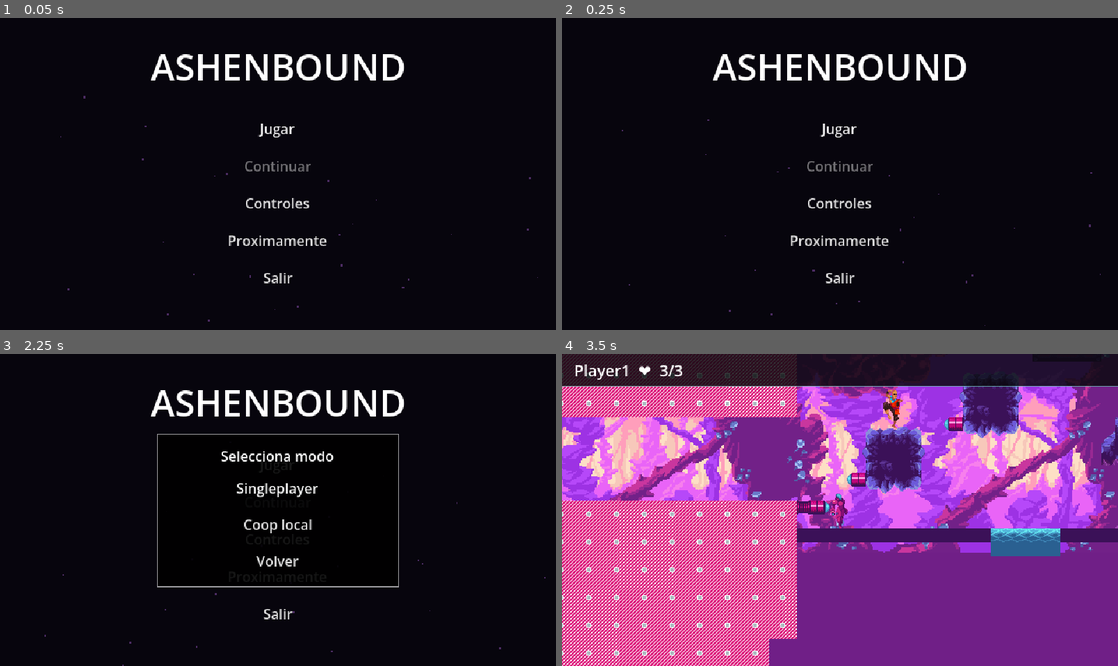
Above: before the commit, frames 1-4 (two rows, left to right).
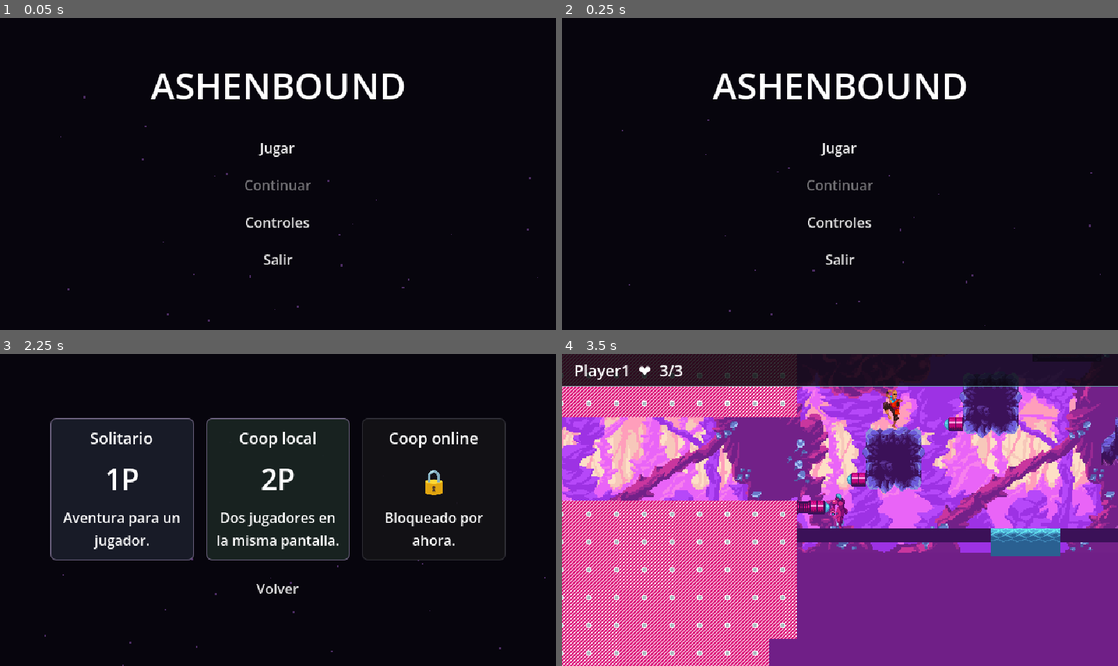
Above: after the commit, the same moments.

Repository: Kavmuri/version-1-metroidvania
Game: Godot game, scene res://UI/scenes/main_menu.tscn
Two runs of this game, one before a commit and one after it. Both use one fixed random seed, a clock stepped at 60 frames per second and the inputs below. Sound files missing from this copy of the repository are replaced by a short silence.
Inputs (mouse positions are in pixels of both pictures, inside the frame that each line leads up to; where the layout moved, square brackets give the same spot in the first picture):
- Up to frame 1 (0.05 s): no input
- Up to frame 2 (0.25 s): no input
- Up to frame 3 (2.25 s): click "Controles" at 0.5 s; click (278, 575) at 1.25 s, where only the run before the commit has a clickable "Proximamente"; click "Jugar" at 2 s
- Up to frame 4 (3.5 s): click (840, 488) [840, 525] at 2.75 s

The runs differ from the first frame. In frame 1, 4.3% of the frame differs, in the area x 27-73%, y 11-86%; in frame 2, 4.3%; in frame 3, 27%, in the area x 9-91%, y 11-86%; in frame 4, nothing differs.

Commit message:
feat: agregar selector de modo y personaje

Diff:
--- a/UI/scenes/main_menu.tscn
+++ b/UI/scenes/main_menu.tscn
@@ -1,9 +1,9 @@
-[gd_scene load_steps=3 format=3]
-
-[ext_resource type="Script" path="res://UI/scripts/main_menu.gd" id="1_script"]
+[gd_scene format=3 uid="uid://cokw7vnao1n6s"]
+
+[ext_resource type="Script" uid="uid://bsxhvlry8c23u" path="res://UI/scripts/main_menu.gd" id="1_script"]
 [ext_resource type="PackedScene" path="res://UI/scenes/controls_menu.tscn" id="2_controls"]
 
-[node name="MainMenu" type="Control"]
+[node name="MainMenu" type="Control" unique_id=267560106]
 layout_mode = 3
 anchors_preset = 15
 anchor_right = 1.0
@@ -12,7 +12,7 @@
 grow_vertical = 2
 script = ExtResource("1_script")
 
-[node name="Background" type="ColorRect" parent="."]
+[node name="Background" type="ColorRect" parent="." unique_id=1316758071]
 layout_mode = 1
 anchors_preset = 15
 anchor_right = 1.0
@@ -21,7 +21,7 @@
 grow_vertical = 2
 color = Color(0, 0, 0, 1)
 
-[node name="LightGlow" type="ColorRect" parent="."]
+[node name="LightGlow" type="ColorRect" parent="." unique_id=1050383693]
 layout_mode = 1
 anchors_preset = 15
 anchor_right = 1.0
@@ -30,7 +30,7 @@
 grow_vertical = 2
 color = Color(0.15, 0.1, 0.25, 0.2)
 
-[node name="Particles" type="CPUParticles2D" parent="."]
+[node name="Particles" type="CPUParticles2D" parent="." unique_id=1844410829]
 position = Vector2(321, 380)
 amount = 30
 lifetime = 5.0
@@ -43,11 +43,10 @@
 gravity = Vector2(0, 0)
 initial_velocity_min = 30.0
 initial_velocity_max = 60.0
-scale_amount_min = 1.0
 scale_amount_max = 2.5
 color = Color(0.7, 0.4, 0.9, 0.4)
 
-[node name="Center" type="VBoxContainer" parent="."]
+[node name="Center" type="VBoxContainer" parent="." unique_id=1118983896]
 custom_minimum_size = Vector2(330, 0)
 layout_mode = 0
 offset_left = 156.0
@@ -56,94 +55,269 @@
 offset_bottom = 292.0
 theme_override_constants/separation = 9
 
-[node name="Title" type="Label" parent="Center"]
+[node name="Title" type="Label" parent="Center" unique_id=1069172020]
 layout_mode = 2
 theme_override_font_sizes/font_size = 42
 text = "ASHENBOUND"
 horizontal_alignment = 1
 
-[node name="Spacer" type="Control" parent="Center"]
+[node name="Spacer" type="Control" parent="Center" unique_id=672592213]
 custom_minimum_size = Vector2(0, 8)
 layout_mode = 2
 
-[node name="PlayButton" type="Button" parent="Center"]
+[node name="PlayButton" type="Button" parent="Center" unique_id=1186063378]
 custom_minimum_size = Vector2(330, 34)
 layout_mode = 2
 text = "Jugar"
 
-[node name="ContinueButton" type="Button" parent="Center"]
+[node name="ContinueButton" type="Button" parent="Center" unique_id=1434991445]
 custom_minimum_size = Vector2(330, 34)
 layout_mode = 2
 text = "Continuar"
 
-[node name="ConfigButton" type="Button" parent="Center"]
+[node name="ConfigButton" type="Button" parent="Center" unique_id=929631326]
 custom_minimum_size = Vector2(330, 34)
 layout_mode = 2
 text = "Controles"
 
-[node name="SoonButton" type="Button" parent="Center"]
+[node name="ExitButton" type="Button" parent="Center" unique_id=1557934040]
 custom_minimum_size = Vector2(330, 34)
 layout_mode = 2
-text = "Proximamente"
-
-[node name="ExitButton" type="Button" parent="Center"]
-custom_minimum_size = Vector2(330, 34)
-layout_mode = 2
 text = "Salir"
 
-[node name="MessagePanel" type="PanelContainer" parent="."]
+[node name="MessagePanel" type="PanelContainer" parent="." unique_id=1109191203]
 visible = false
+layout_mode = 0
 offset_left = 191.0
 offset_top = 120.0
 offset_right = 451.0
 offset_bottom = 240.0
 
-[node name="Content" type="VBoxContainer" parent="MessagePanel"]
-layout_mode = 2
-alignment = 1
+[node name="Content" type="VBoxContainer" parent="MessagePanel" unique_id=1265377600]
+layout_mode = 2
 theme_override_constants/separation = 14
-
-[node name="MessageLabel" type="Label" parent="MessagePanel/Content"]
-layout_mode = 2
-text = "Proximamente"
-horizontal_alignment = 1
-
-[node name="OkButton" type="Button" parent="MessagePanel/Content"]
+alignment = 1
+
+[node name="MessageLabel" type="Label" parent="MessagePanel/Content" unique_id=2020088637]
+layout_mode = 2
+horizontal_alignment = 1
+
+[node name="OkButton" type="Button" parent="MessagePanel/Content" unique_id=667657377]
 custom_minimum_size = Vector2(140, 30)
 layout_mode = 2
 text = "OK"
 
-[node name="ModePanel" type="PanelContainer" parent="."]
+[node name="ModePanel" type="Control" parent="." unique_id=227894274]
 visible = false
-offset_left = 181.0
-offset_top = 102.0
-offset_right = 461.0
-offset_bottom = 258.0
-
-[node name="Content" type="VBoxContainer" parent="ModePanel"]
-layout_mode = 2
-alignment = 1
+anchors_preset = 0
+offset_left = 58.0
+offset_top = 70.0
+offset_right = 584.0
+offset_bottom = 310.0
+
+[node name="Content" type="VBoxContainer" parent="ModePanel" unique_id=73432340]
+layout_mode = 1
+anchors_preset = 15
+anchor_right = 1.0
+anchor_bottom = 1.0
+grow_horizontal = 2
+grow_vertical = 2
+theme_override_constants/separation = 18
+alignment = 1
+
+[node name="Options" type="HBoxContainer" parent="ModePanel/Content" unique_id=1727194725]
+layout_mode = 2
+theme_override_constants/separation = 14
+alignment = 1
+
+[node name="SingleButton" type="Button" parent="ModePanel/Content/Options" unique_id=1991635846]
+custom_minimum_size = Vector2(166, 164)
+layout_mode = 2
+
+[node name="Content" type="VBoxContainer" parent="ModePanel/Content/Options/SingleButton" unique_id=1206303872]
+layout_mode = 1
+anchors_preset = 15
+anchor_right = 1.0
+anchor_bottom = 1.0
+offset_left = 12.0
+offset_top = 10.0
+offset_right = -12.0
+offset_bottom = -10.0
+grow_horizontal = 2
+grow_vertical = 2
+mouse_filter = 2
 theme_override_constants/separation = 10
 
-[node name="Title" type="Label" parent="ModePanel/Content"]
-layout_mode = 2
-text = "Selecciona modo"
-horizontal_alignment = 1
-
-[node name="SingleButton" type="Button" parent="ModePanel/Content"]
-custom_minimum_size = Vector2(220, 32)
-layout_mode = 2
-text = "Singleplayer"
-
-[node name="CoopButton" type="Button" parent="ModePanel/Content"]
-custom_minimum_size = Vector2(220, 32)
-layout_mode = 2
+[node name="Title" type="Label" parent="ModePanel/Content/Options/SingleButton/Content" unique_id=319764093]
+layout_mode = 2
+theme_override_font_sizes/font_size = 18
+text = "Solitario"
+horizontal_alignment = 1
+
+[node name="Icon" type="Label" parent="ModePanel/Content/Options/SingleButton/Content" unique_id=1812060864]
+layout_mode = 2
+theme_override_font_sizes/font_size = 34
+text = "1P"
+horizontal_alignment = 1
+
+[node name="Description" type="Label" parent="ModePanel/Content/Options/SingleButton/Content" unique_id=1622751063]
+layout_mode = 2
+text = "Aventura para un jugador."
+horizontal_alignment = 1
+autowrap_mode = 3
+
+[node name="CoopButton" type="Button" parent="ModePanel/Content/Options" unique_id=685663927]
+custom_minimum_size = Vector2(166, 164)
+layout_mode = 2
+
+[node name="Content" type="VBoxContainer" parent="ModePanel/Content/Options/CoopButton" unique_id=908084784]
+layout_mode = 1
+anchors_preset = 15
+anchor_right = 1.0
+anchor_bottom = 1.0
+offset_left = 12.0
+offset_top = 10.0
+offset_right = -12.0
+offset_bottom = -10.0
+grow_horizontal = 2
+grow_vertical = 2
+mouse_filter = 2
+theme_override_constants/separation = 10
+
+[node name="Title" type="Label" parent="ModePanel/Content/Options/CoopButton/Content" unique_id=2123095532]
+layout_mode = 2
+theme_override_font_sizes/font_size = 18
 text = "Coop local"
-
-[node name="BackButton" type="Button" parent="ModePanel/Content"]
-custom_minimum_size = Vector2(220, 32)
+horizontal_alignment = 1
+
+[node name="Icon" type="Label" parent="ModePanel/Content/Options/CoopButton/Content" unique_id=751017514]
+layout_mode = 2
+theme_override_font_sizes/font_size = 34
+text = "2P"
+horizontal_alignment = 1
+
+[node name="Description" type="Label" parent="ModePanel/Content/Options/CoopButton/Content" unique_id=884486452]
+layout_mode = 2
+text = "Dos jugadores en la misma pantalla."
+horizontal_alignment = 1
+autowrap_mode = 3
+
+[node name="OnlineButton" type="Button" parent="ModePanel/Content/Options" unique_id=709167884]
+custom_minimum_size = Vector2(166, 164)
+layout_mode = 2
+
+[node name="Content" type="VBoxContainer" parent="ModePanel/Content/Options/OnlineButton" unique_id=1943347927]
+layout_mode = 1
+anchors_preset = 15
+anchor_right = 1.0
+anchor_bottom = 1.0
+offset_left = 12.0
+offset_top = 10.0
+offset_right = -12.0
+offset_bottom = -10.0
+grow_horizontal = 2
+grow_vertical = 2
+mouse_filter = 2
+theme_override_constants/separation = 10
+
+[node name="Title" type="Label" parent="ModePanel/Content/Options/OnlineButton/Content" unique_id=325144673]
+layout_mode = 2
+theme_override_font_sizes/font_size = 18
+text = "Coop online"
+horizontal_alignment = 1
+
+[node name="Icon" type="Label" parent="ModePanel/Content/Options/OnlineButton/Content" unique_id=1528122999]
+layout_mode = 2
+theme_override_font_sizes/font_size = 34
+text = "🔒"
+horizontal_alignment = 1
+
+[node name="Description" type="Label" parent="ModePanel/Content/Options/OnlineButton/Content" unique_id=504217523]
+layout_mode = 2
+text = "Bloqueado por ahora."
+horizontal_alignment = 1
+autowrap_mode = 3
+
+[node name="BackRow" type="HBoxContainer" parent="ModePanel/Content" unique_id=172710688]
+layout_mode = 2
+alignment = 1
+
+[node name="BackButton" type="Button" parent="ModePanel/Content/BackRow" unique_id=571990034]
+custom_minimum_size = Vector2(160, 30)
 layout_mode = 2
 text = "Volver"
 
-[node name="ControlsMenu" parent="." instance=ExtResource("2_controls")]
+[node name="CharacterPanel" type="Control" parent="."]
 visible = false
+anchors_preset = 0
+offset_left = 176.0
+offset_top = 86.0
+offset_right = 466.0
+offset_bottom = 298.0
+
+[node name="Content" type="VBoxContainer" parent="CharacterPanel"]
+layout_mode = 1
+anchors_preset = 15
+anchor_right = 1.0
+anchor_bottom = 1.0
+grow_horizontal = 2
+grow_vertical = 2
+theme_override_constants/separation = 16
+alignment = 1
+
+[node name="Title" type="Label" parent="CharacterPanel/Content"]
+layout_mode = 2
+theme_override_font_sizes/font_size = 24
+text = "Selecciona tu personaje"
+horizontal_alignment = 1
+
+[node name="Options" type="HBoxContainer" parent="CharacterPanel/Content"]
+layout_mode = 2
+theme_override_constants/separation = 18
+alignment = 1
+
+[node name="Player1Button" type="Button" parent="CharacterPanel/Content/Options"]
+custom_minimum_size = Vector2(118, 112)
+layout_mode = 2
+
+[node name="Icon" type="Label" parent="CharacterPanel/Content/Options/Player1Button"]
+layout_mode = 1
+anchors_preset = 15
+anchor_right = 1.0
+anchor_bottom = 1.0
+grow_horizontal = 2
+grow_vertical = 2
+mouse_filter = 2
+theme_override_font_sizes/font_size = 56
+text = "♋"
+horizontal_alignment = 1
+vertical_alignment = 1
+
+[node name="Player2Button" type="Button" parent="CharacterPanel/Content/Options"]
+custom_minimum_size = Vector2(118, 112)
+layout_mode = 2
+
+[node name="Icon" type="Label" parent="CharacterPanel/Content/Options/Player2Button"]
+layout_mode = 1
+anchors_preset = 15
+anchor_right = 1.0
+anchor_bottom = 1.0
+grow_horizontal = 2
+grow_vertical = 2
+mouse_filter = 2
+theme_override_font_sizes/font_size = 56
+text = "♏"
+horizontal_alignment = 1
+vertical_alignment = 1
+
+[node name="BackRow" type="HBoxContainer" parent="CharacterPanel/Content"]
+layout_mode = 2
+alignment = 1
+
+[node name="BackButton" type="Button" parent="CharacterPanel/Content/BackRow"]
+custom_minimum_size = Vector2(160, 30)
+layout_mode = 2
+text = "Volver"
+
+[node name="ControlsMenu" parent="." unique_id=220282466 instance=ExtResource("2_controls")]
+visible = false
--- a/UI/scripts/main_menu.gd
+++ b/UI/scripts/main_menu.gd
@@ -6,19 +6,24 @@
 @onready var _play_button: Button = $Center/PlayButton
 @onready var _continue_button: Button = $Center/ContinueButton
 @onready var _config_button: Button = $Center/ConfigButton
-@onready var _soon_button: Button = $Center/SoonButton
 @onready var _exit_button: Button = $Center/ExitButton
 @onready var _message_panel: PanelContainer = $MessagePanel
 @onready var _message_label: Label = $MessagePanel/Content/MessageLabel
 @onready var _message_ok_button: Button = $MessagePanel/Content/OkButton
-@onready var _mode_panel: PanelContainer = $ModePanel
-@onready var _single_button: Button = $ModePanel/Content/SingleButton
-@onready var _coop_button: Button = $ModePanel/Content/CoopButton
-@onready var _mode_back_button: Button = $ModePanel/Content/BackButton
+@onready var _mode_panel: Control = $ModePanel
+@onready var _single_button: Button = $ModePanel/Content/Options/SingleButton
+@onready var _coop_button: Button = $ModePanel/Content/Options/CoopButton
+@onready var _online_button: Button = $ModePanel/Content/Options/OnlineButton
+@onready var _mode_back_button: Button = $ModePanel/Content/BackRow/BackButton
+@onready var _character_panel: Control = $CharacterPanel
+@onready var _player1_button: Button = $CharacterPanel/Content/Options/Player1Button
+@onready var _player2_button: Button = $CharacterPanel/Content/Options/Player2Button
+@onready var _character_back_button: Button = $CharacterPanel/Content/BackRow/BackButton
 @onready var _controls_menu: CanvasLayer = $ControlsMenu
 
 var _enemy_arena_hold_time := 0.0
 var _enemy_arena_opened := false
+var _online_hold_active := false
 
 func _ready() -> void:
 	process_mode = Node.PROCESS_MODE_ALWAYS
@@ -31,6 +36,7 @@
 	_refresh_continue()
 	_message_panel.visible = false
 	_mode_panel.visible = false
+	_character_panel.visible = false
 	await get_tree().process_frame
 	_center_content()
 	_play_button.grab_focus()
@@ -42,38 +48,47 @@
 func _process(delta: float) -> void:
 	if _enemy_arena_opened:
 		return
-	if _message_panel.visible or _mode_panel.visible or _controls_menu.visible:
-		_enemy_arena_hold_time = 0.0
-		return
-	if Input.is_key_pressed(KEY_M):
+	if _online_hold_active:
 		_enemy_arena_hold_time += delta
 		if _enemy_arena_hold_time >= ENEMY_ARENA_HOLD_SECONDS:
 			_enemy_arena_opened = true
 			GameManager.open_enemy_arena()
-	else:
+		return
+	if _message_panel.visible or _controls_menu.visible:
 		_enemy_arena_hold_time = 0.0
+		return
+	_enemy_arena_hold_time = 0.0
 
 func _connect_buttons() -> void:
 	_play_button.pressed.connect(_on_play_pressed)
 	_continue_button.pressed.connect(_on_continue_pressed)
 	_config_button.pressed.connect(_on_config_pressed)
-	_soon_button.pressed.connect(_on_soon_pressed)
 	_exit_button.pressed.connect(_on_exit_pressed)
 	_message_ok_button.pressed.connect(_close_message)
 	_single_button.pressed.connect(_on_single_pressed)
 	_coop_button.pressed.connect(_on_coop_pressed)
+	_online_button.pressed.connect(_on_online_pressed)
+	_online_button.button_down.connect(_on_online_button_down)
+	_online_button.button_up.connect(_on_online_button_up)
 	_mode_back_button.pressed.connect(_close_mode_panel)
+	_player1_button.pressed.connect(_on_player1_pressed)
+	_player2_button.pressed.connect(_on_player2_pressed)
+	_character_back_button.pressed.connect(_close_character_panel)
 	_controls_menu.closed.connect(func(): _config_button.grab_focus())
 
 func _apply_styles() -> void:
-	for button in [_play_button, _continue_button, _config_button, _soon_button, _exit_button, _message_ok_button, _single_button, _coop_button, _mode_back_button]:
+	for button in [_play_button, _continue_button, _config_button, _exit_button, _message_ok_button, _mode_back_button, _character_back_button]:
 		button.add_theme_stylebox_override("normal", _button_style(Color(0.07, 0.08, 0.105)))
 		button.add_theme_stylebox_override("hover", _button_style(Color(0.12, 0.16, 0.19)))
 		button.add_theme_stylebox_override("pressed", _button_style(Color(0.04, 0.08, 0.09)))
 		button.add_theme_stylebox_override("disabled", _button_style(Color(0.035, 0.038, 0.045)))
 		button.add_theme_stylebox_override("focus", _button_style(Color(0, 0, 0, 0)))
+	_apply_mode_button_styles(_single_button, Color(0.10, 0.11, 0.16, 0.94), false)
+	_apply_mode_button_styles(_coop_button, Color(0.10, 0.14, 0.13, 0.94), false)
+	_apply_mode_button_styles(_online_button, Color(0.08, 0.08, 0.09, 0.82), true)
+	_apply_mode_button_styles(_player1_button, Color(0.10, 0.11, 0.16, 0.94), false)
+	_apply_mode_button_styles(_player2_button, Color(0.10, 0.14, 0.13, 0.94), false)
 	_message_panel.add_theme_stylebox_override("panel", _panel_style())
-	_mode_panel.add_theme_stylebox_override("panel", _panel_style())
 
 func _input(event: InputEvent) -> void:
 	if event.is_action_pressed("ui_cancel") or event.is_action_pressed("pause_game"):
@@ -82,6 +97,9 @@
 		if _message_panel.visible:
 			_close_message()
 			get_viewport().set_input_as_handled()
+		elif _character_panel.visible:
+			_close_character_panel()
+			get_viewport().set_input_as_handled()
 		elif _mode_panel.visible:
 			_close_mode_panel()
 			get_viewport().set_input_as_handled()
@@ -97,11 +115,30 @@
 
 func _on_single_pressed() -> void:
 	AudioManager.play_sfx(&"ui_confirm")
+	_open_character_panel()
+
+func _on_player1_pressed() -> void:
+	AudioManager.play_sfx(&"ui_confirm")
 	GameManager.start_new_game("single")
 
+func _on_player2_pressed() -> void:
+	AudioManager.play_sfx(&"ui_confirm")
+	GameManager.start_new_game("single")
+
 func _on_coop_pressed() -> void:
 	AudioManager.play_sfx(&"ui_confirm")
 	GameManager.start_new_game("coop")
+
+func _on_online_pressed() -> void:
+	pass
+
+func _on_online_button_down() -> void:
+	_online_hold_active = true
+	_enemy_arena_hold_time = 0.0
+
+func _on_online_button_up() -> void:
+	_online_hold_active = false
+	_enemy_arena_hold_time = 0.0
 
 func _on_continue_pressed() -> void:
 	AudioManager.play_sfx(&"ui_confirm")
@@ -111,10 +148,6 @@
 func _on_config_pressed() -> void:
 	AudioManager.play_sfx(&"ui_confirm")
 	_controls_menu.open_menu()
-
-func _on_soon_pressed() -> void:
-	AudioManager.play_sfx(&"ui_confirm")
-	_show_message("Proximamente")
 
 func _on_exit_pressed() -> void:
 	AudioManager.play_sfx(&"ui_back")
@@ -133,22 +166,42 @@
 
 func _open_mode_panel() -> void:
 	_set_main_buttons_focus(false)
+	_center.visible = false
+	_character_panel.visible = false
 	_mode_panel.visible = true
 	_center_mode_panel()
 	get_viewport().gui_release_focus()
-	_single_button.grab_focus()
 
 func _close_mode_panel() -> void:
 	AudioManager.play_sfx(&"ui_back")
+	_online_hold_active = false
+	_enemy_arena_hold_time = 0.0
 	_mode_panel.visible = false
+	_character_panel.visible = false
+	_center.visible = true
 	_set_main_buttons_focus(true)
 	_play_button.grab_focus()
+
+func _open_character_panel() -> void:
+	_online_hold_active = false
+	_enemy_arena_hold_time = 0.0
+	_mode_panel.visible = false
+	_character_panel.visible = true
+	_center_character_panel()
+	get_viewport().gui_release_focus()
+
+func _close_character_panel() -> void:
+	_character_panel.visible = false
+	_mode_panel.visible = true
+	_center_mode_panel()
+	get_viewport().gui_release_focus()
 
 func _center_content() -> void:
 	var viewport_size = get_viewport_rect().size
 	_center.position = (viewport_size - _center.size) * 0.5 + Vector2(0, -8)
 	_center_message()
 	_center_mode_panel()
+	_center_character_panel()
 
 func _center_message() -> void:
 	if _message_panel == null:
@@ -161,12 +214,47 @@
 		return
 	var viewport_size = get_viewport_rect().size
 	_mode_panel.position = (viewport_size - _mode_panel.size) * 0.5
+
+func _center_character_panel() -> void:
+	if _character_panel == null:
+		return
+	var viewport_size = get_viewport_rect().size
+	_character_panel.position = (viewport_size - _character_panel.size) * 0.5
 
 func _button_style(_color: Color) -> StyleBoxFlat:
 	var style = StyleBoxFlat.new()
 	style.bg_color = Color(0, 0, 0, 0)
 	style.border_color = Color(0.8, 0.8, 0.8, 0.5)
 	style.draw_center = false
+	return style
+
+func _apply_mode_button_styles(button: Button, base_color: Color, muted: bool) -> void:
+	var normal_border := Color(0.55, 0.50, 0.64, 0.75)
+	var selected_border := Color(0.95, 0.79, 0.34, 1.0)
+	if muted:
+		normal_border = Color(0.25, 0.25, 0.28, 0.70)
+		selected_border = Color(0.55, 0.55, 0.62, 1.0)
+	button.add_theme_stylebox_override("normal", _mode_button_style(base_color, normal_border, 1))
+	button.add_theme_stylebox_override("hover", _mode_button_style(base_color.lightened(0.08), selected_border, 3))
+	button.add_theme_stylebox_override("pressed", _mode_button_style(base_color.darkened(0.05), selected_border, 3))
+	button.add_theme_stylebox_override("focus", _mode_button_style(Color(0, 0, 0, 0), selected_border, 3))
+
+func _mode_button_style(bg_color: Color, border_color: Color, border_width: int) -> StyleBoxFlat:
+	var style = StyleBoxFlat.new()
+	style.bg_color = bg_color
+	style.border_color = border_color
+	style.border_width_left = border_width
+	style.border_width_top = border_width
+	style.border_width_right = border_width
+	style.border_width_bottom = border_width
+	style.corner_radius_top_left = 6
+	style.corner_radius_top_right = 6
+	style.corner_radius_bottom_left = 6
+	style.corner_radius_bottom_right = 6
+	style.content_margin_left = 10
+	style.content_margin_right = 10
+	style.content_margin_top = 10
+	style.content_margin_bottom = 10
 	return style
 
 func _panel_style() -> StyleBoxFlat:
@@ -184,14 +272,19 @@
 	return style
 
 func _configure_mode_focus() -> void:
-	_single_button.focus_neighbor_top = _mode_back_button.get_path()
-	_single_button.focus_neighbor_bottom = _coop_button.get_path()
-	_coop_button.focus_neighbor_top = _single_button.get_path()
-	_coop_button.focus_neighbor_bottom = _mode_back_button.get_path()
-	_mode_back_button.focus_neighbor_top = _coop_button.get_path()
+	_single_button.focus_neighbor_right = _coop_button.get_path()
+	_coop_button.focus_neighbor_left = _single_button.get_path()
+	_coop_button.focus_neighbor_right = _online_button.get_path()
+	_online_button.focus_neighbor_left = _coop_button.get_path()
+	_online_button.focus_neighbor_bottom = _mode_back_button.get_path()
+	_mode_back_button.focus_neighbor_top = _online_button.get_path()
 	_mode_back_button.focus_neighbor_bottom = _single_button.get_path()
+	_player1_button.focus_neighbor_right = _player2_button.get_path()
+	_player2_button.focus_neighbor_left = _player1_button.get_path()
+	_player2_button.focus_neighbor_bottom = _character_back_button.get_path()
+	_character_back_button.focus_neighbor_top = _player2_button.get_path()
 
 func _set_main_buttons_focus(enabled: bool) -> void:
 	var target_focus_mode = Control.FOCUS_ALL if enabled else Control.FOCUS_NONE
-	for button in [_play_button, _continue_button, _config_button, _soon_button, _exit_button]:
+	for button in [_play_button, _continue_button, _config_button, _exit_button]:
 		button.focus_mode = target_focus_mode
